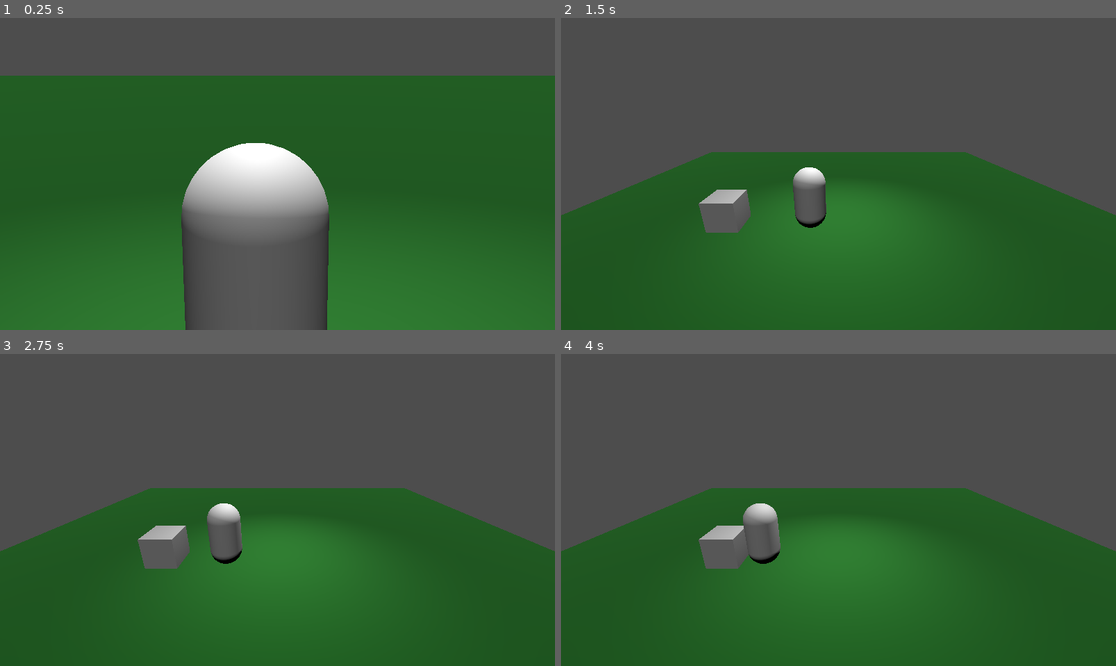
Above: before the commit, frames 1-4 (two rows, left to right).
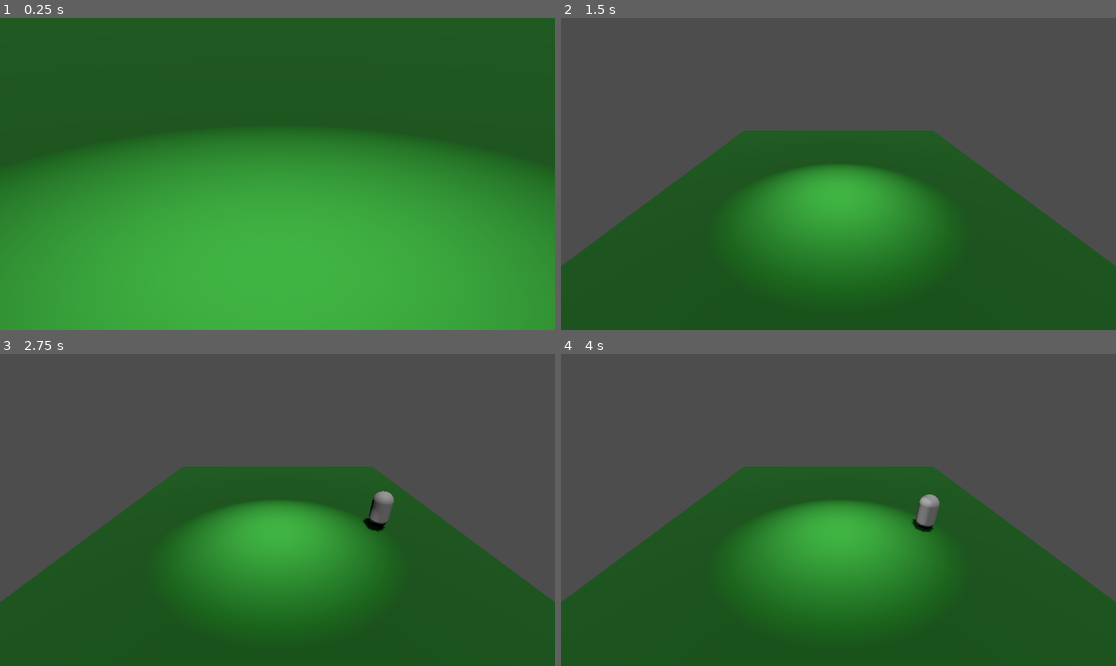
Above: after the commit, the same moments.

Repository: Hsaka/game-dev-collab
Game: Godot game, scene res://main.tscn
Two runs of this game, one before a commit and one after it. Both use one fixed random seed, a clock stepped at 60 frames per second and the inputs below.
Inputs (mouse positions are in pixels of both pictures, inside the frame that each line leads up to):
- Up to frame 1 (0.25 s): no input
- Up to frame 2 (1.5 s): tap Enter (ui_accept) at 0.5, 0.77 s; move the mouse to (960, 158) at 0.52 s; hold D 0.53-1.28 s; hold F 0.53-1.28 s; click (960, 158) at 0.67 s; move the mouse to (727, 189) at 1.27 s; hold S from 1.28 s (still down); tap Space at 1.35 s
- Up to frame 3 (2.75 s): tap Enter (ui_accept) at 1.52 s; move the mouse to (333, 441) at 2.02 s; release S at 2.03 s; hold D from 2.03 s (still down); hold F from 2.03 s (still down)
- Up to frame 4 (4 s): move the mouse to (810, 572) at 2.77 s; release D at 2.78 s; release F at 2.78 s; hold W 2.78-3.53 s; tap Space at 2.85 s; click (810, 572) at 2.92 s; tap Enter (ui_accept) at 3.02, 3.77 s; move the mouse to (1005, 556) at 3.52 s; hold A from 3.53 s (still down); hold F from 3.53 s (still down)

The runs differ from the first frame. In frame 1, 75% of the frame differs, in the area x 0-100%, y 0-100%; in frame 2, 14%; in frame 3, 14%; in frame 4, 15%.

Commit message:
added enemy spawner

Diff:
--- a/main.gd
+++ b/main.gd
@@ -1,15 +1,26 @@
 extends Node3D
 
-var enemy_scene = preload("res://enemy.tscn")
+@export var enemy_scene = preload("res://enemy.tscn")
+const rows_count = 7
+const rows_width = 6.0
+@export var spawn_frequency = 1000
+@export var spawn_timeout = 2
+
+var rows = []
+var enemy
+var spawn_time = 0.0
 
 # Called when the node enters the scene tree for the first time.
 func _ready():
-	var enemy = enemy_scene.instantiate()
-	# enemy.setposition()
-	add_child(enemy)
-	pass
-
+	for index in range(rows_count):
+		rows.append((index * rows_width / rows_count) - rows_width/2.0)
 
 # Called every frame. 'delta' is the elapsed time since the previous frame.
 func _process(delta):
-	pass
+	spawn_time += delta
+	if(spawn_time > spawn_timeout):
+		enemy = enemy_scene.instantiate()
+		enemy.position = Vector3(3, 1, rows[randi() % rows_count])
+		print(enemy.position.z)
+		add_child(enemy)
+		spawn_time = 0
--- a/main.tscn
+++ b/main.tscn
@@ -11,21 +11,17 @@
 
 [sub_resource type="BoxShape3D" id="BoxShape3D_p1xnp"]
 
-[sub_resource type="BoxShape3D" id="BoxShape3D_4iw5b"]
-
-[sub_resource type="BoxMesh" id="BoxMesh_46lqt"]
-
 [node name="Node3D" type="Node3D"]
 script = ExtResource("1_dsw21")
 
 [node name="Camera3D" type="Camera3D" parent="."]
-transform = Transform3D(1, 0, 0, 0, 0.940336, 0.340248, 0, -0.340248, 0.940336, 0, 2.02609, 2.96219)
+transform = Transform3D(1, 0, 0, 0, 0.87744, 0.479687, 0, -0.479687, 0.87744, 0, 3.30499, 4.49334)
 
 [node name="PhantomCameraHost" type="Node" parent="Camera3D"]
 script = ExtResource("1_x6y7g")
 
 [node name="PhantomCamera3D" type="Node3D" parent="."]
-transform = Transform3D(1, 0, 0, 0, 0.940336, 0.340248, 0, -0.340248, 0.940336, 0, 2.02609, 2.96219)
+transform = Transform3D(1, 0, 0, 0, 0.87744, 0.479687, 0, -0.479687, 0.87744, 0, 3.30499, 4.49334)
 script = ExtResource("2_15ofh")
 priority_override = false
 priority = 0
@@ -38,13 +34,14 @@
 
 [node name="DirectionalLight3D" type="DirectionalLight3D" parent="."]
 transform = Transform3D(1, 0, 0, 0, 0.325601, 0.945507, 0, -0.945507, 0.325601, 0, 3.43095, 8.38231)
+shadow_enabled = true
 
 [node name="SpotLight3D" type="SpotLight3D" parent="."]
 transform = Transform3D(1, 0, 0, 0, -0.339214, 0.940709, 0, -0.940709, -0.339214, 0, 3.35656, -0.724042)
 light_energy = 7.27
 
 [node name="ground" type="MeshInstance3D" parent="."]
-transform = Transform3D(10, 0, 0, 0, 0.1, 0, 0, 0, 10, 0, 0, 0)
+transform = Transform3D(10, 0, 0, 0, 0.1, 0, 0, 0, 10, 0, 0, -1.22938)
 material_override = SubResource("StandardMaterial3D_ij2mo")
 mesh = SubResource("BoxMesh_qh3k7")
 
@@ -52,15 +49,3 @@
 
 [node name="CollisionShape3D" type="CollisionShape3D" parent="ground/StaticBody3D"]
 shape = SubResource("BoxShape3D_p1xnp")
-
-[node name="defense" type="StaticBody3D" parent="."]
-transform = Transform3D(1, 0, 0, 0, 1, 0, 0, 0, 1, -1.79875, 0.332, 0)
-
-[node name="CollisionShape3D" type="CollisionShape3D" parent="defense"]
-transform = Transform3D(0.5, 0, 0, 0, 0.5, 0, 0, 0, 0.5, 0, 0, 0)
-shape = SubResource("BoxShape3D_4iw5b")
-
-[node name="MeshInstance3D" type="MeshInstance3D" parent="defense"]
-transform = Transform3D(0.5, 0, 0, 0, 0.5, 0, 0, 0, 0.5, 0, 0, 0)
-mesh = SubResource("BoxMesh_46lqt")
-skeleton = NodePath("")
Not shown: 1 places in main.tscn that only renumber resources
